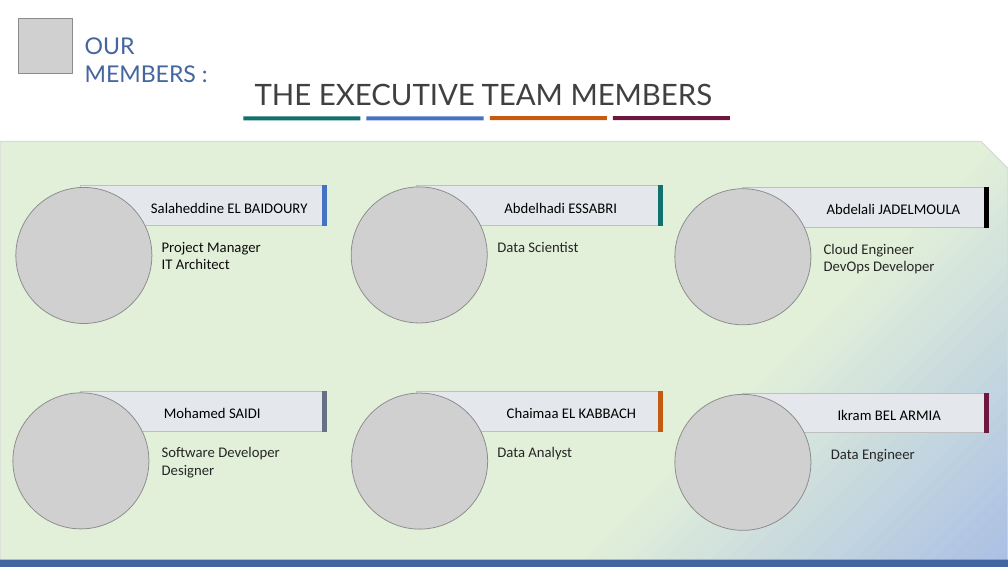
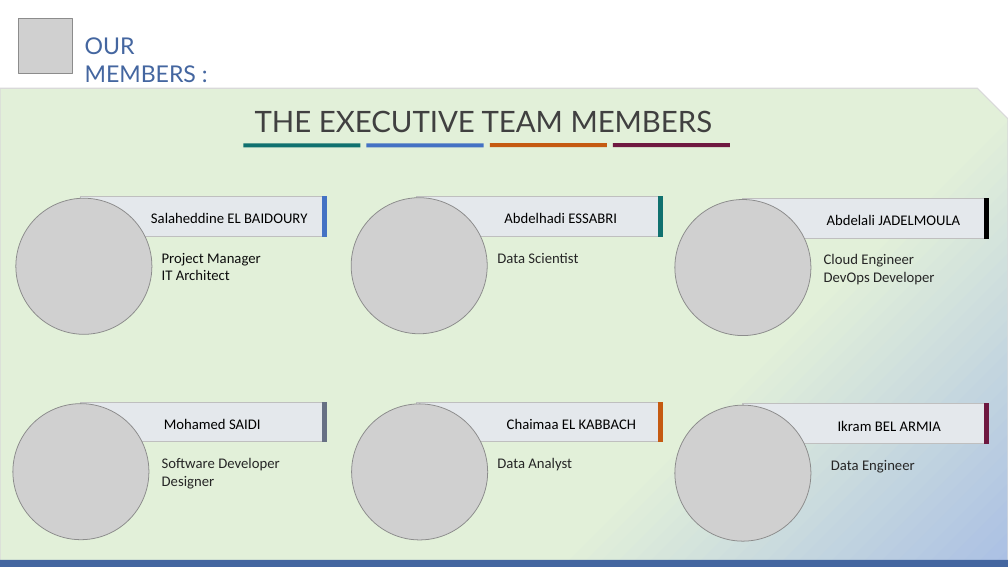
Before and after one commit to MiSalah/Real-Time-Data-Streaming-Analytics-System-for-tracking-Pedestrians, a slide deck: slide 3 of Progress' Presentations/Etat d'avancement - S1.pptx. Drawn at 1008x567 pixels with LibreOffice and Linux fonts; fonts in the diff are those of the drawing; grey boxes stand for pictures. Boxes give left, top, right and bottom in pixels: in the first picture for what was removed or moved away, otherwise in the second. Text is boxed around its words. In the diff, an @@ line names an element or a change of style, - is before the commit and + after.

Commit message:
add the progress presentation v2 : [THE EXECUTIVE MEMBERS - Almost done]

```diff
--- a/Progress' Presentations/Etat d'avancement - S1.pptx
+++ b/Progress' Presentations/Etat d'avancement - S1.pptx
@@ snip rect: place and size @@
-snip rect at [0,141,1008,563]
+snip rect at [0,88,1008,566]
@@ rectangle: place and size @@
-rectangle at [243,116,361,121]
+rectangle at [243,144,361,148]
@@ rectangle: place and size @@
-rectangle at [367,116,484,121]
+rectangle at [367,144,484,148]
@@ 2 rectangles, 1 text: place and size @@
-2 rectangles, 1 text at [255,83,730,121]
+2 rectangles, 1 text at [255,110,730,147]
@@ 12 rectangles, 6 pictures, 6 texts: place and size @@
-12 rectangles, 6 pictures, 6 texts at [13,186,989,531]
+12 rectangles, 6 pictures, 6 texts at [13,197,989,541]
```
